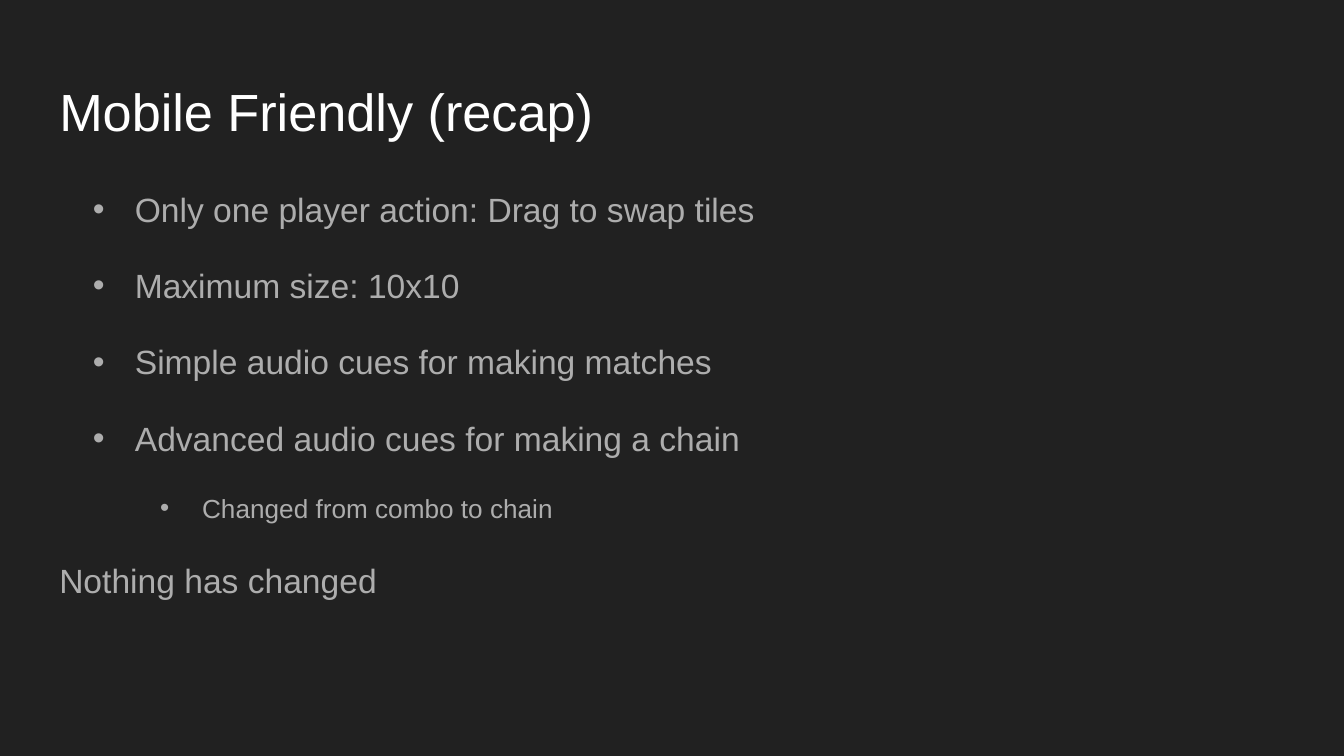
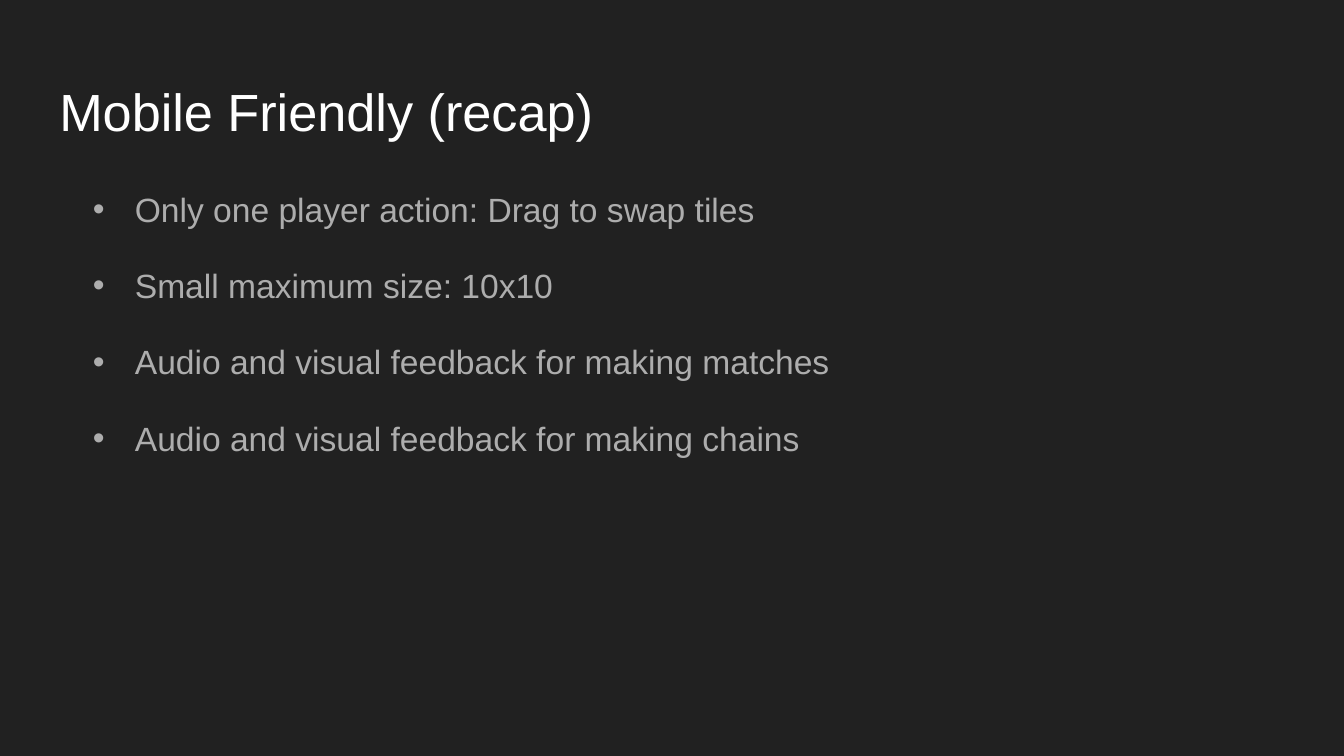
Before and after one commit to lambertwang-zz/imgd3900_site, a slide deck: slide 3 of assignment12/assignment12.pptx. Drawn at 1344x756 pixels with LibreOffice and Linux fonts; fonts in the diff are those of the drawing. Boxes give left, top, right and bottom in pixels: in the first picture for what was removed or moved away, otherwise in the second. Text is boxed around its words. In the diff, an @@ line names an element or a change of style, - is before the commit and + after.

```diff
--- a/assignment12/assignment12.pptx
+++ b/assignment12/assignment12.pptx
@@ text at [135,273,829,457]: text changed @@
-• Maximum size: 10x10
-• Simple audio cues for making matches
-• Advanced audio cues for making a chain
-  • Changed from combo to chain
-Nothing has changed
+• Small maximum size: 10x10
+• Audio and visual feedback for making matches
+• Audio and visual feedback for making chains
```
Also in this commit, not shown: 4 other slides changed, 4 slides added, 3 slides removed.
